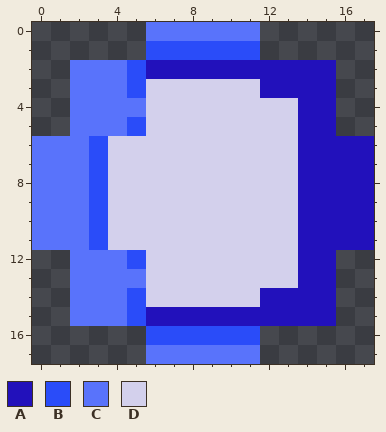
A pixel-art sprite gets an edit: Game/data/enemyfireball_03.png. The picture above is the old version.
The file is 90x90 pixels, drawn in blocks of 5x5; one block is one cell here.
Palette (. is transparent): A #2211bb  B #2a4cf9  C #5973fb  D #d3d0ec
Pixels before, first column x 0:
 0 ......CCCCCC......
 1 ......BBBBBB......
 2 ..CCCBAAAAAAAAAA..
 3 ..CCCBDDDDDDAAAA..
 4 ..CCCCDDDDDDDDAA..
 5 ..CCCBDDDDDDDDAA..
 6 CCCBDDDDDDDDDDAAAA
 7 CCCBDDDDDDDDDDAAAA
 8 CCCBDDDDDDDDDDAAAA
 9 CCCBDDDDDDDDDDAAAA
10 CCCBDDDDDDDDDDAAAA
11 CCCBDDDDDDDDDDAAAA
12 ..CCCBDDDDDDDDAA..
13 ..CCCCDDDDDDDDAA..
14 ..CCCBDDDDDDAAAA..
15 ..CCCBAAAAAAAAAA..
16 ......BBBBBB......
17 ......CCCCCC......
And afterwards:
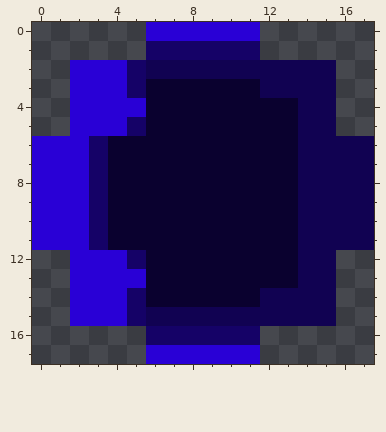
The edit:
colour A: #2211bb -> #110252
colour B: #2a4cf9 -> #150267
colour C: #5973fb -> #2900d6
colour D: #d3d0ec -> #0a012f
Pixel boxes of the changes (left, top, right, bottom) in both pictures:
changed: (32, 22, 374, 364)
